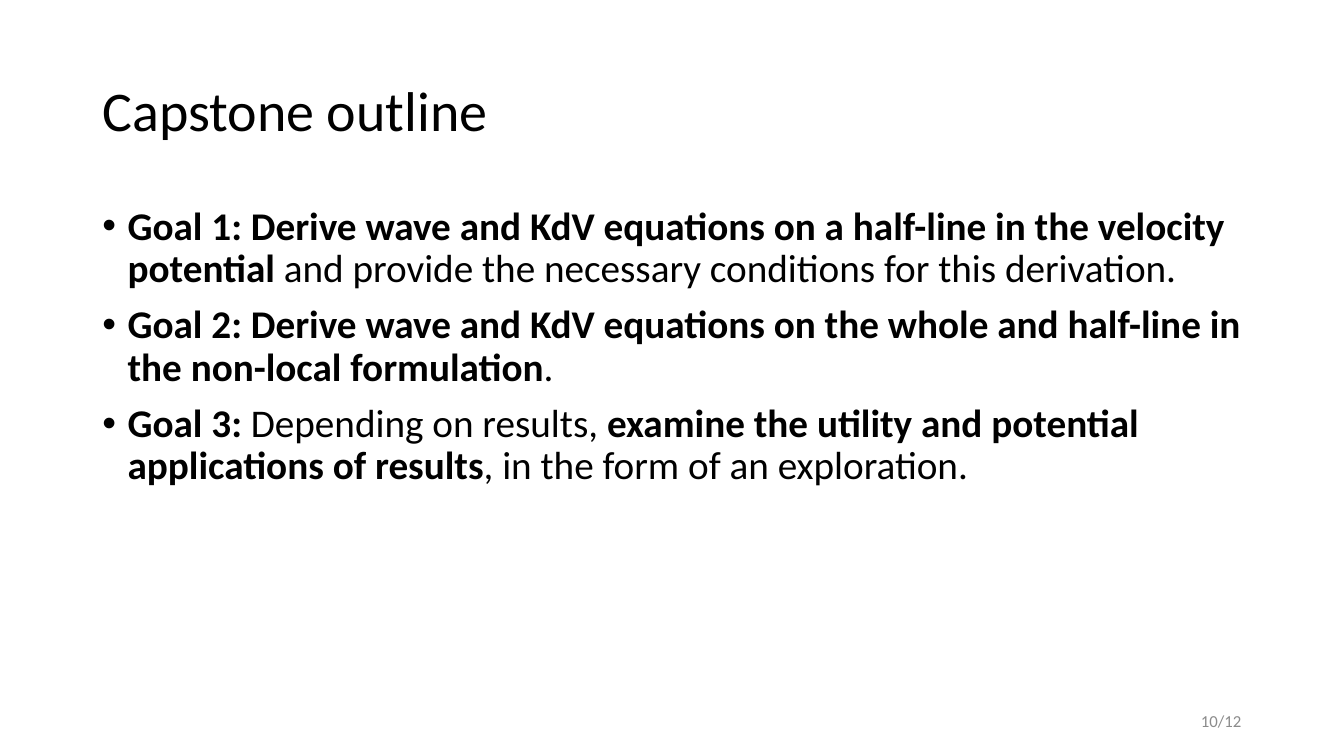
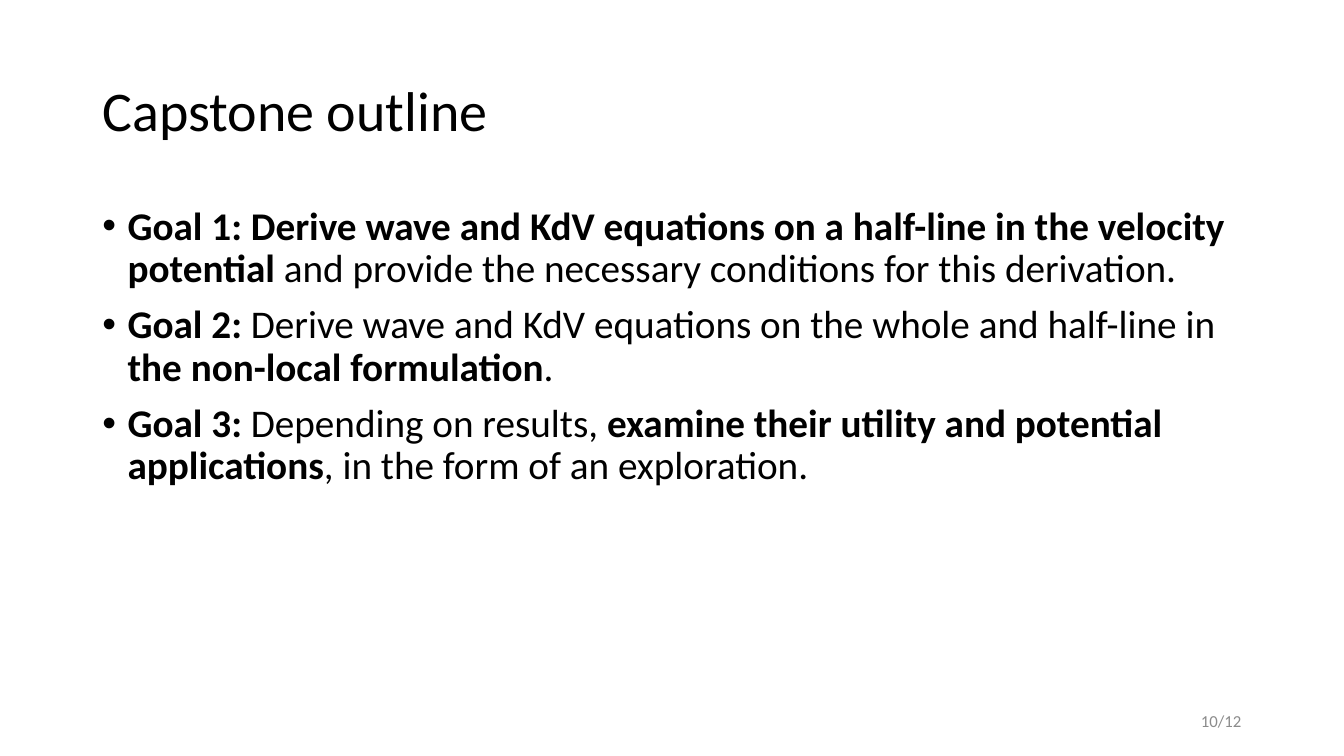
Before and after one commit to sultanaitzhan/Capstone, a slide deck: slide 13 of Semester 1 Presentation/presentation.pptx (slide 10 before the commit). Drawn at 1344x756 pixels with LibreOffice and Linux fonts; fonts in the diff are those of the drawing. Boxes give left, top, right and bottom in pixels: in the first picture for what was removed or moved away, otherwise in the second. Text is boxed around its words. In the diff, an @@ line names an element or a change of style, - is before the commit and + after.

```diff
--- a/Semester 1 Presentation/presentation.pptx
+++ b/Semester 1 Presentation/presentation.pptx
@@ text at (x1=128, y1=310, x2=1216, y2=382): bold off in "Derive wave and KdV equations on the ..." @@
@@ text at (x1=128, y1=409, x2=1162, y2=486): text changed @@
-• Goal 3: Depending on results, examine the utility and potential applications of results, in the form of an exploration.
+• Goal 3: Depending on results, examine their utility and potential applications, in the form of an exploration.
```
Also in this commit, not shown: 6 other slides changed, 4 slides added, 1 slide removed, 33 other files.
